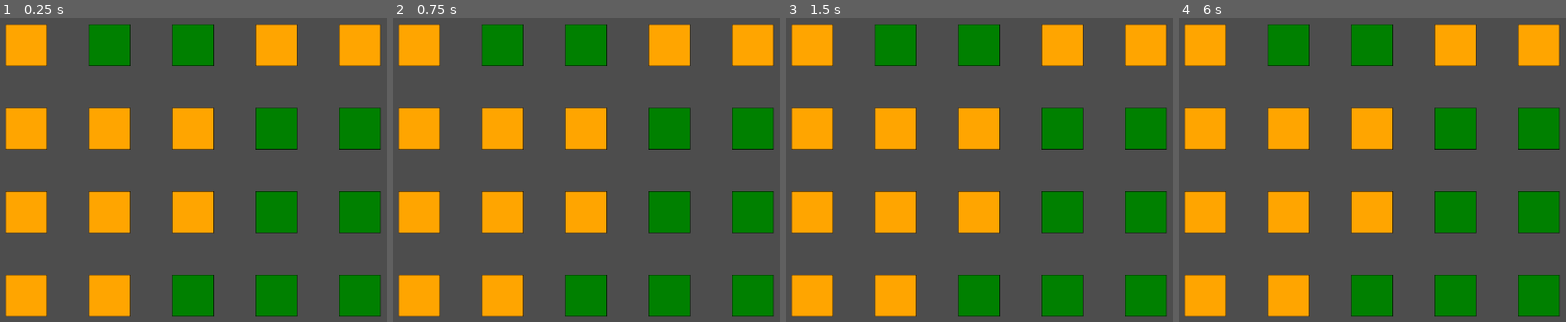
Above: before the commit, frames 1-4 (left to right).
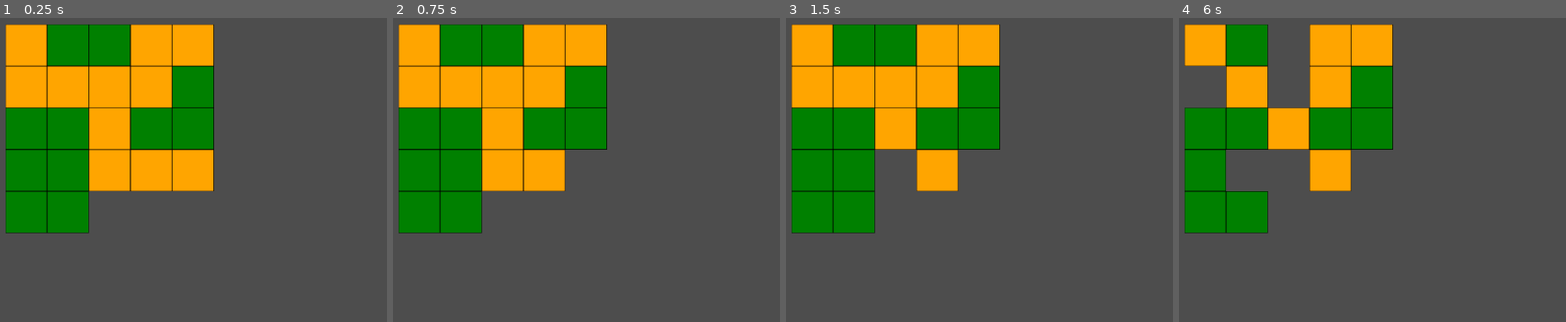
Above: after the commit, the same moments.

Repository: gturri/godot-coda
Game: Godot game, scene res://board.tscn
Same seed, same stepped clock (60 frames per second), same inputs: the game is played once before the commit and once after it. This scene is started directly instead of the project's main scene.
Inputs (mouse positions are in pixels of both pictures, inside the frame that each line leads up to):
- Up to frame 1 (0.25 s): no input
- Up to frame 2 (0.75 s): tap Enter at 0.5 s; move the mouse to (outside the picture) at 0.52 s; press the mouse at (outside the picture) at 0.53 s
- Up to frame 3 (1.5 s): tap Space at 1.25 s; move the mouse to (875, 163) at 1.27 s; release the mouse at (875, 163) at 1.28 s; click (875, 163) at 1.35 s
- Up to frame 4 (6 s): tap Enter at 2, 3.5 s; move the mouse to (1492, 48) at 2.02 s; press the mouse at (1492, 48) at 2.03 s; tap Space at 2.75, 4.25 s; move the mouse to (1380, 227) at 2.77 s; release the mouse at (1380, 227) at 2.78 s; click (1380, 227) at 2.85 s; move the mouse to (outside the picture) at 3.52 s; press the mouse at (outside the picture) at 3.53 s; move the mouse to (1194, 78) at 4.27 s; release the mouse at (1194, 78) at 4.28 s; click (1194, 78) at 4.35 s; move the mouse to (1457, 142) at 5.02 s; press the mouse at (1457, 142) at 5.03 s; move the mouse to (1306, 36) at 5.77 s; release the mouse at (1306, 36) at 5.78 s; click (1306, 36) at 5.85 s

The runs differ from the first frame. In frame 1, 48% of the frame differs, in the area x 1-99%, y 2-99%; in frame 2, 46%; in frame 3, 45%; in frame 4, 42%.

Commit message:
Any player can pick a card

Diff:
--- a/available_tiles.gd
+++ b/available_tiles.gd
@@ -5,31 +5,59 @@
 @export var maxValue := 11
 @export var cardsPerRow := 5
 var cards: Array[Card] = []
+signal cardPicked(card: Card)
 
 func _ready():
 	if not multiplayer.is_server():
 		print("We're not the server, we don't create the deck")
 		return
 
-	initialize_cards()
-	print_cards.rpc(CardSerializer.serialize_deck(cards))
+	draw_cards()
+	initialize_cards_remotely.rpc(CardSerializer.serialize_deck(cards))
+	paint()
 
-func initialize_cards() -> void:
+func draw_cards() -> void:
 	for v in maxValue:
 		for c in nbColors:
 			cards.append(Card.new(c, v))
 	cards.shuffle()
 
-@rpc("authority", "call_local", "reliable")
-func print_cards(cardsSeralized: String) -> void:
-	print("received cards to print")
-	var cards = CardSerializer.deserialize_deck(cardsSeralized)
+@rpc("authority", "call_remote", "reliable")
+func initialize_cards_remotely(cardsSerialized: String) -> void:
+	cards = CardSerializer.deserialize_deck(cardsSerialized)
+	paint()
+
+func paint() -> void:
 	for i in cards.size():
-		set_cell(0, cardId_to_cellPos(i), sourceId, card_to_tile(cards[i]))
+		var tile_pos: Vector2i = cardId_to_cellPos(i)
+		if cards[i]:
+			set_cell(0, tile_pos, sourceId, card_to_tile(cards[i]))
+		else:
+			erase_cell(0, tile_pos)
 
 func cardId_to_cellPos(id: int) -> Vector2i:
-	return 2*Vector2i(id%cardsPerRow, id / cardsPerRow)
+	return Vector2i(id%cardsPerRow, id / cardsPerRow)
+
+func cellPos_to_cardId(cell_pos: Vector2i) -> int:
+	return cell_pos.y*cardsPerRow + cell_pos.x
 
 func card_to_tile(card: Card) -> Vector2i:
 #	return Vector2i(card.value, 2*card.color) # for manual debug: display the card values
 	return Vector2i(card.value, 2*card.color + 1)
+
+func _input(event):
+	if event.is_action_pressed("select_card"):
+		var click_pos: Vector2 = get_global_mouse_position()
+		var cell_pos: Vector2i = local_to_map(click_pos-position)
+		var card_id: int = cellPos_to_cardId(cell_pos)
+		if card_id < 0 or card_id > cards.size() or not cards[card_id]:
+			print("click was not on a card, we ignore it")
+			return
+		cardPicked.emit(cards[card_id])
+		player_picked_card.rpc(card_id)
+
+
+@rpc("any_peer", "call_local", "reliable")
+func player_picked_card(card_id: int) -> void:
+	cards[card_id] = null
+	paint()
--- a/project.godot
+++ b/project.godot
@@ -19,6 +19,14 @@
 
 project/assembly_name="Coda"
 
+[input]
+
+select_card={
+"deadzone": 0.5,
+"events": [Object(InputEventMouseButton,"resource_local_to_scene":false,"resource_name":"","device":-1,"window_id":0,"alt_pressed":false,"shift_pressed":false,"ctrl_pressed":false,"meta_pressed":false,"button_mask":1,"position":Vector2(228, 13),"global_position":Vector2(232, 54),"factor":1.0,"button_index":1,"canceled":false,"pressed":true,"double_click":false,"script":null)
+]
+}
+
 [rendering]
 
 renderer/rendering_method="gl_compatibility"
--- a/scripts/Card.gd
+++ b/scripts/Card.gd
@@ -8,6 +8,9 @@
 	self.color = color_p
 	self.value = value_p
 
+func _to_string():
+	return "(" + str(value+1) + ", " + str(color) + ")"
+
 static func compare(a: Card, b: Card) -> bool:
 	if a.value < b.value:
 		return true
